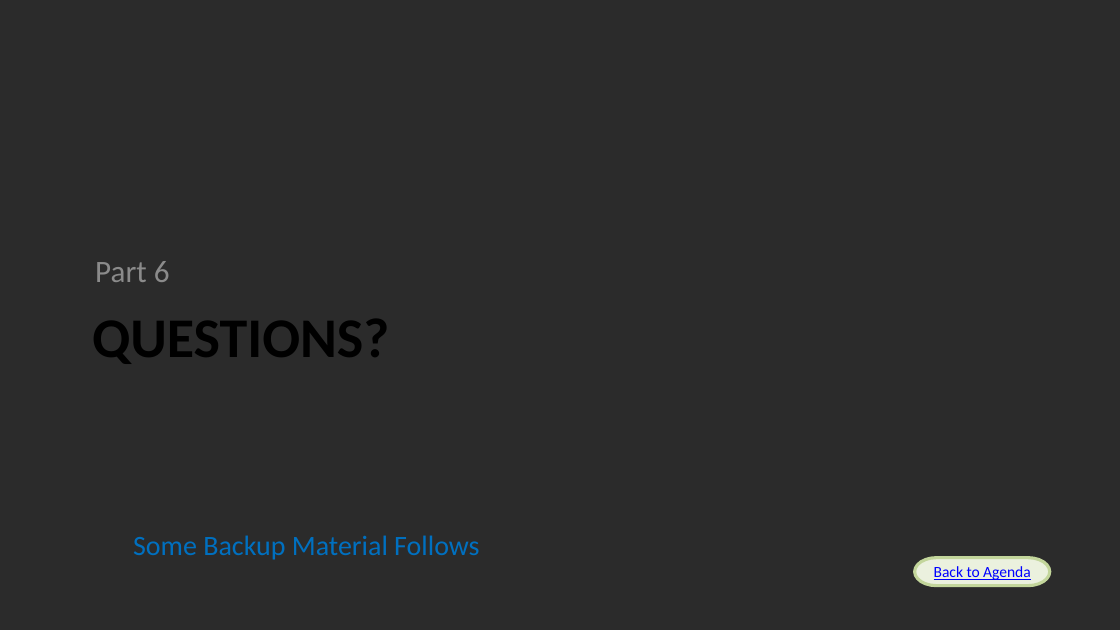
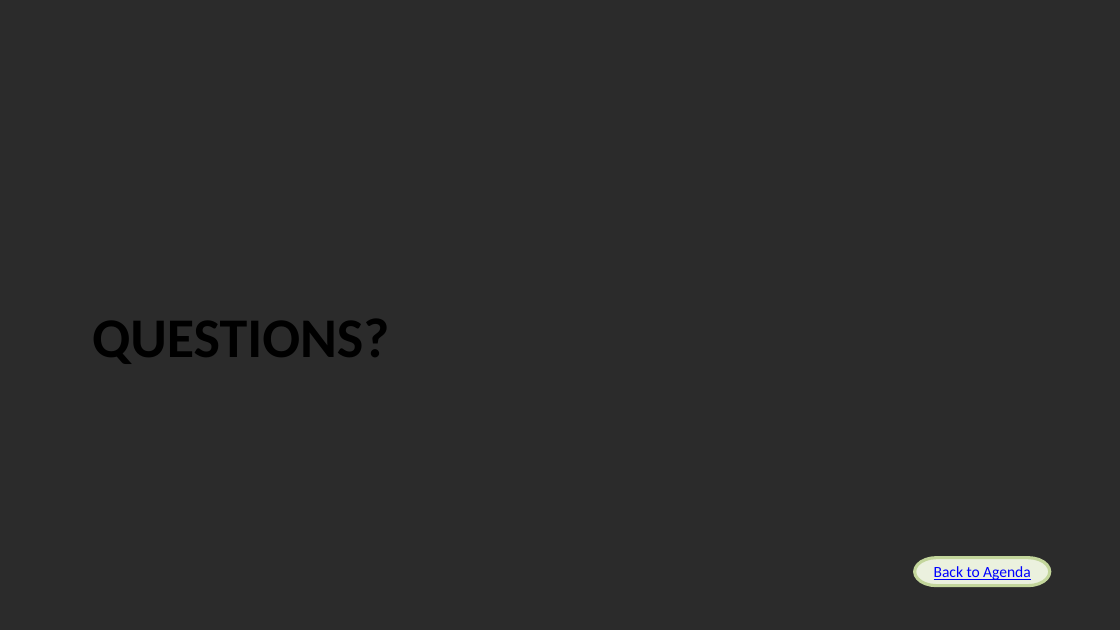
Before and after one commit to Alan-Lomax/MERG-SIG-Presentations, a slide deck: slide 10 of MERG Arduino SIG Turntable Part 1.pptx (slide 7 before the commit). Drawn at 1120x630 pixels with LibreOffice and Linux fonts; fonts in the diff are those of the drawing; background and template pictures are left out; a plain dark background stands for a picture behind light text. Boxes give left, top, right and bottom in pixels: in the first picture for what was removed or moved away, otherwise in the second. Text is boxed around its words. In the diff, an @@ line names an element or a change of style, - is before the commit and + after.

```diff
--- a/MERG Arduino SIG Turntable Part 1.pptx
+++ b/MERG Arduino SIG Turntable Part 1.pptx
@@ text removed at (95,261,170,282) @@
-Part 6
@@ text removed at (133,535,479,560) @@
-Some Backup Material Follows
```
Also in this commit, not shown: 2 other slides changed, 5 slides added, 3 slides removed.
